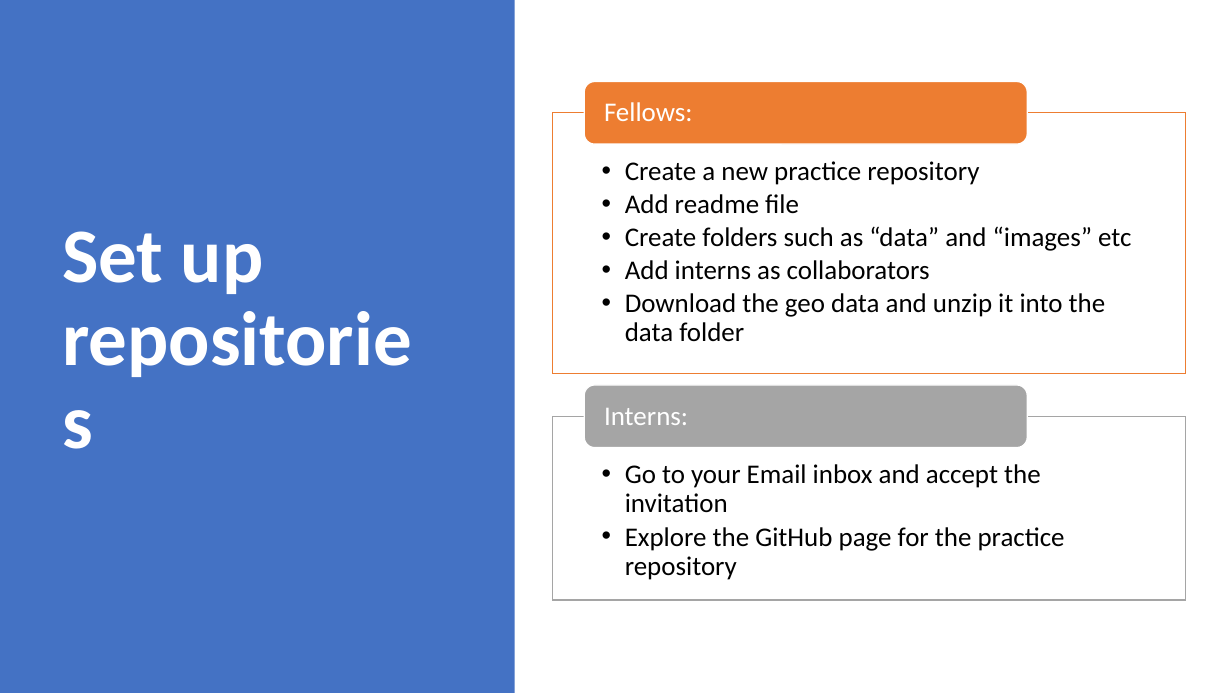
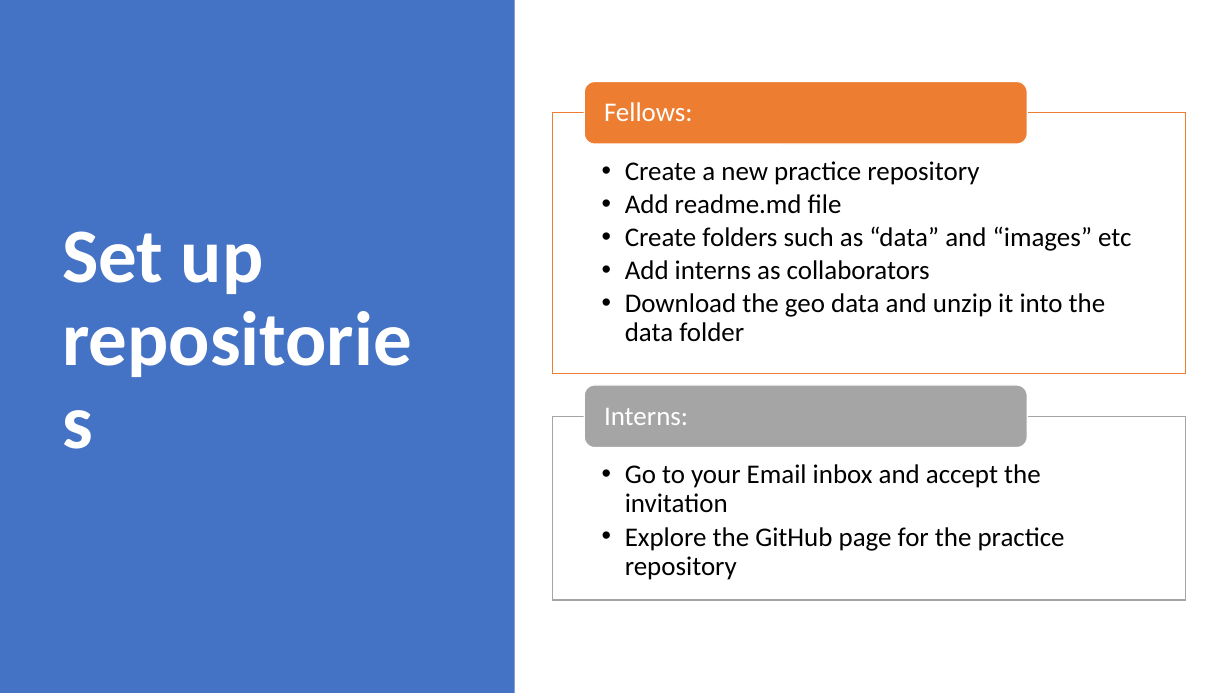
Before and after one commit to VT-Data-Science-For-The-Public-Good/Materials, a slide deck: slide 5 of DSPG- Git Exercise.pptx (slide 4 before the commit). Drawn at 1232x693 pixels with LibreOffice and Linux fonts; fonts in the diff are those of the drawing. Boxes give left, top, right and bottom in pixels: in the first picture for what was removed or moved away, otherwise in the second. Text is boxed around its words. In the diff, an @@ line names an element or a change of style, - is before the commit and + after.

```diff
--- a/DSPG- Git Exercise.pptx
+++ b/DSPG- Git Exercise.pptx
@@ text at (625, 194, 842, 214): text changed @@
-  • Add readme file
+  • Add readme.md file
```
Also in this commit, not shown: 7 other slides changed, 4 slides added.
